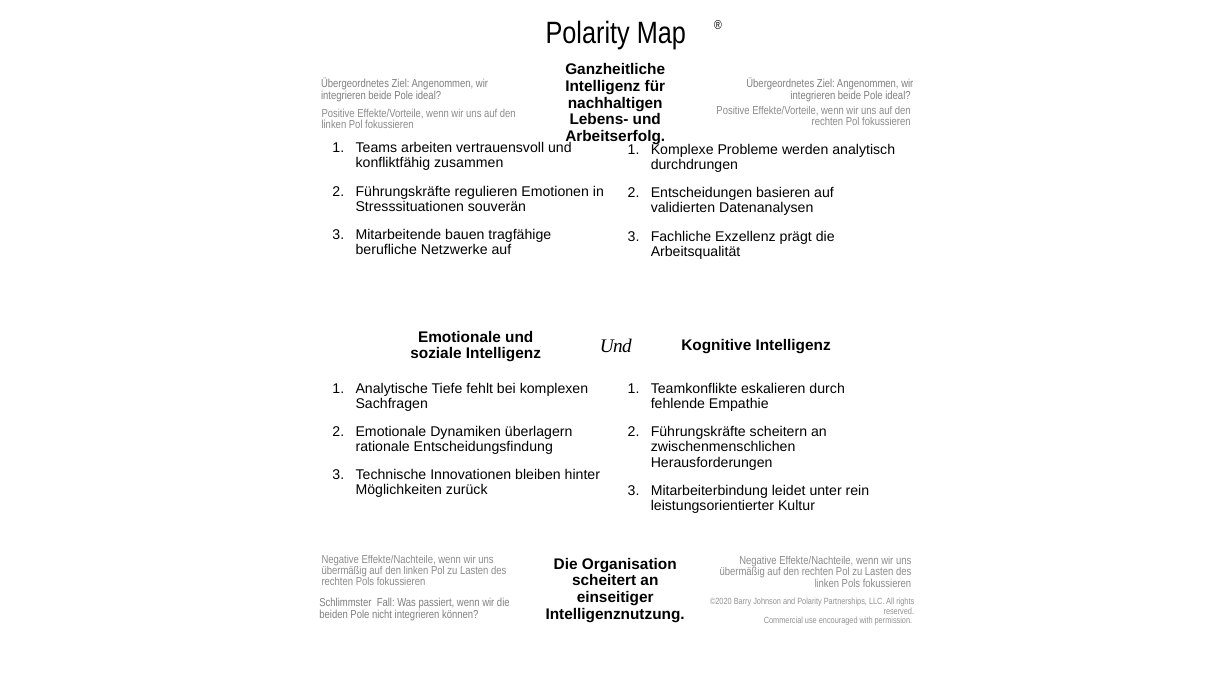
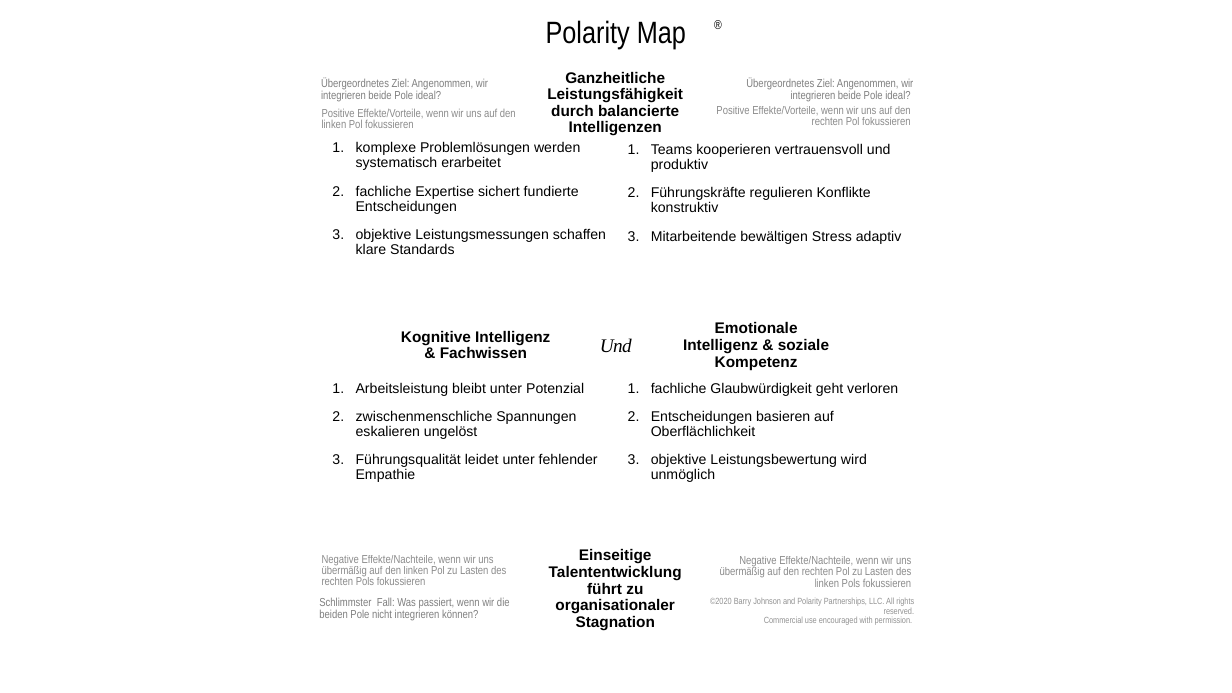
Before and after one commit to Sherv79/Paradox-Map, a slide deck: slide 1 of output_polarity_map_simple.pptx. Drawn at 1232x693 pixels with LibreOffice and Linux fonts; fonts in the diff are those of the drawing; background and template pictures are left out. Boxes give left, top, right and bottom in pixels: in the first picture for what was removed or moved away, otherwise in the second. Text is boxed around its words. In the diff, an @@ line names an element or a change of style, - is before the commit and + after.

```diff
--- a/output_polarity_map_simple.pptx
+++ b/output_polarity_map_simple.pptx
@@ text at [547, 72, 683, 136]: text changed @@
-Ganzheitliche Intelligenz für nachhaltigen Lebens- und Arbeitserfolg.
+Ganzheitliche Leistungsfähigkeit durch balancierte Intelligenzen
@@ text at [356, 141, 606, 254]: text changed @@
-1. Teams arbeiten vertrauensvoll und konfliktfähig zusammen
-2. Führungskräfte regulieren Emotionen in Stresssituationen souverän
-3. Mitarbeitende bauen tragfähige berufliche Netzwerke auf
+1. komplexe Problemlösungen werden systematisch erarbeitet
+2. fachliche Expertise sichert fundierte Entscheidungen
+3. objektive Leistungsmessungen schaffen klare Standards
@@ text at [651, 143, 902, 244]: text changed @@
-1. Komplexe Probleme werden analytisch durchdrungen
-2. Entscheidungen basieren auf validierten Datenanalysen
-3. Fachliche Exzellenz prägt die Arbeitsqualität
+1. Teams kooperieren vertrauensvoll und produktiv
+2. Führungskräfte regulieren Konflikte konstruktiv
+3. Mitarbeitende bewältigen Stress adaptiv
@@ text at [683, 322, 829, 370]: text changed @@
-Kognitive Intelligenz
+Emotionale Intelligenz & soziale Kompetenz
@@ text at [401, 331, 550, 358]: text changed @@
-Emotionale und soziale Intelligenz
+Kognitive Intelligenz & Fachwissen
@@ text at [356, 382, 598, 482]: text changed @@
-1. Analytische Tiefe fehlt bei komplexen Sachfragen
-2. Emotionale Dynamiken überlagern rationale Entscheidungsfindung
-3. Technische Innovationen bleiben hinter Möglichkeiten zurück
+1. Arbeitsleistung bleibt unter Potenzial
+2. zwischenmenschliche Spannungen eskalieren ungelöst
+3. Führungsqualität leidet unter fehlender Empathie
@@ text at [651, 382, 898, 482]: text changed @@
-1. Teamkonflikte eskalieren durch fehlende Empathie
-2. Führungskräfte scheitern an zwischenmenschlichen Herausforderungen
-3. Mitarbeiterbindung leidet unter rein leistungsorientierter Kultur
+1. fachliche Glaubwürdigkeit geht verloren
+2. Entscheidungen basieren auf Oberflächlichkeit
+3. objektive Leistungsbewertung wird unmöglich
@@ text at [549, 549, 682, 630]: text changed @@
-Die Organisation scheitert an einseitiger Intelligenznutzung.
+Einseitige Talententwicklung führt zu organisationaler Stagnation
```
Also in this commit, not shown: 3 other files.
